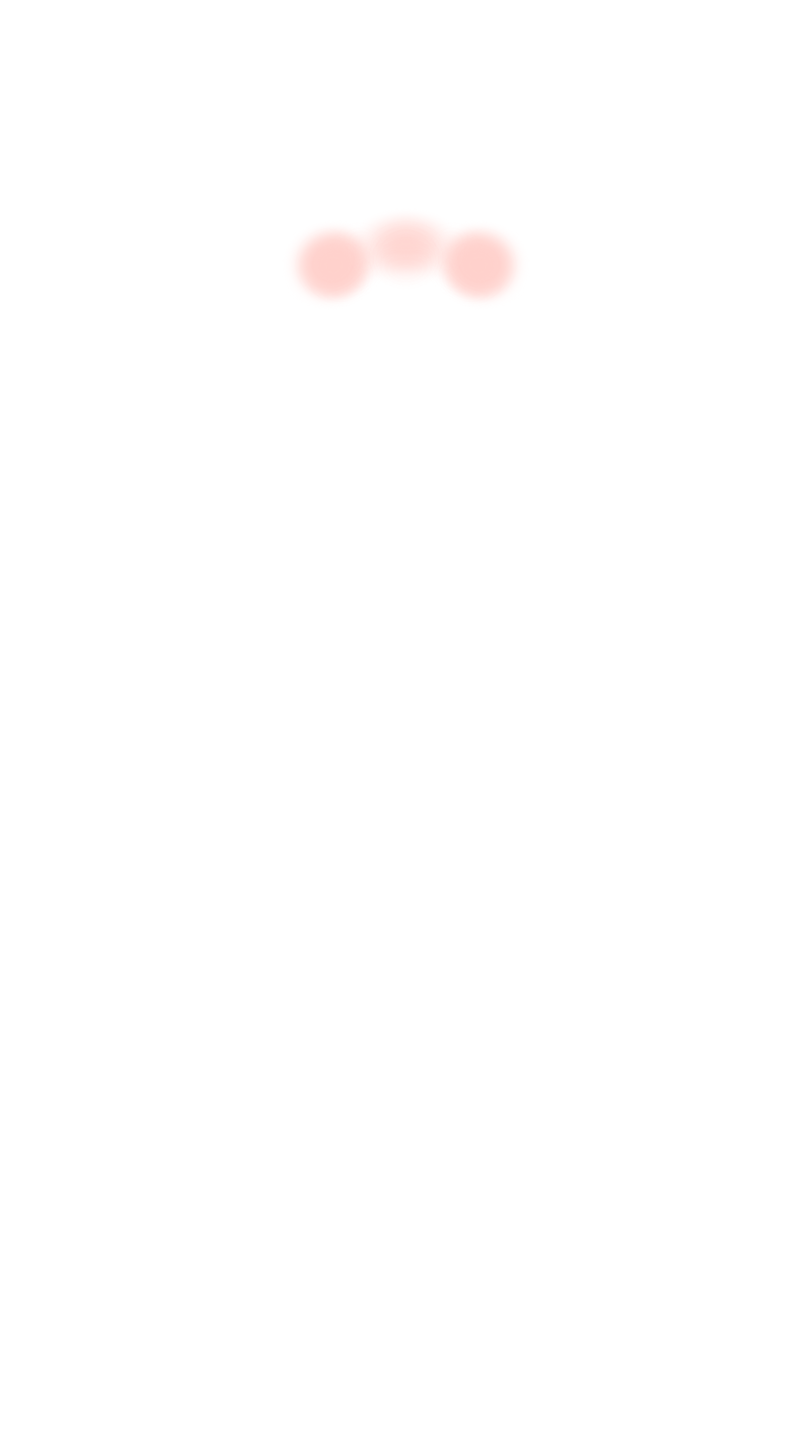
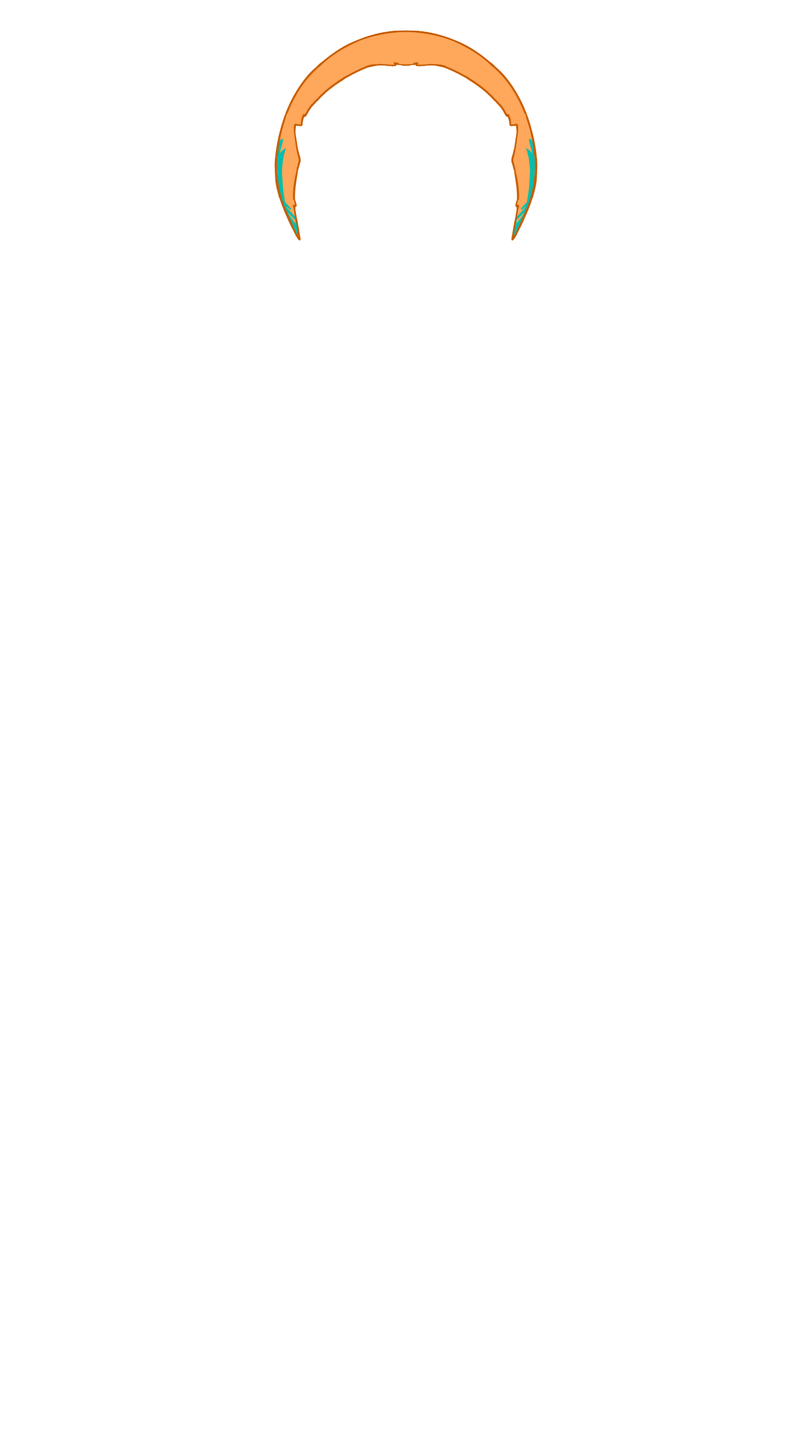
Two versions of the same layered image (812×1453). Layer-by-layer changes:
removed layer "nose2" over box(345, 210, 467, 292)
removed layer "cheek2" (1st of 2) over box(421, 220, 526, 307)
removed layer "cheek2" (2nd of 2) over box(286, 220, 390, 307)
added layer "hair_top1" above "hair_top2" over box(277, 30, 535, 146)
added group "hair_top2" with 2 layers over box(273, 100, 538, 242)
added layer "r" in group "hair_top2" over box(510, 100, 538, 242)
added layer "l" in group "hair_top2" over box(273, 100, 302, 242)
